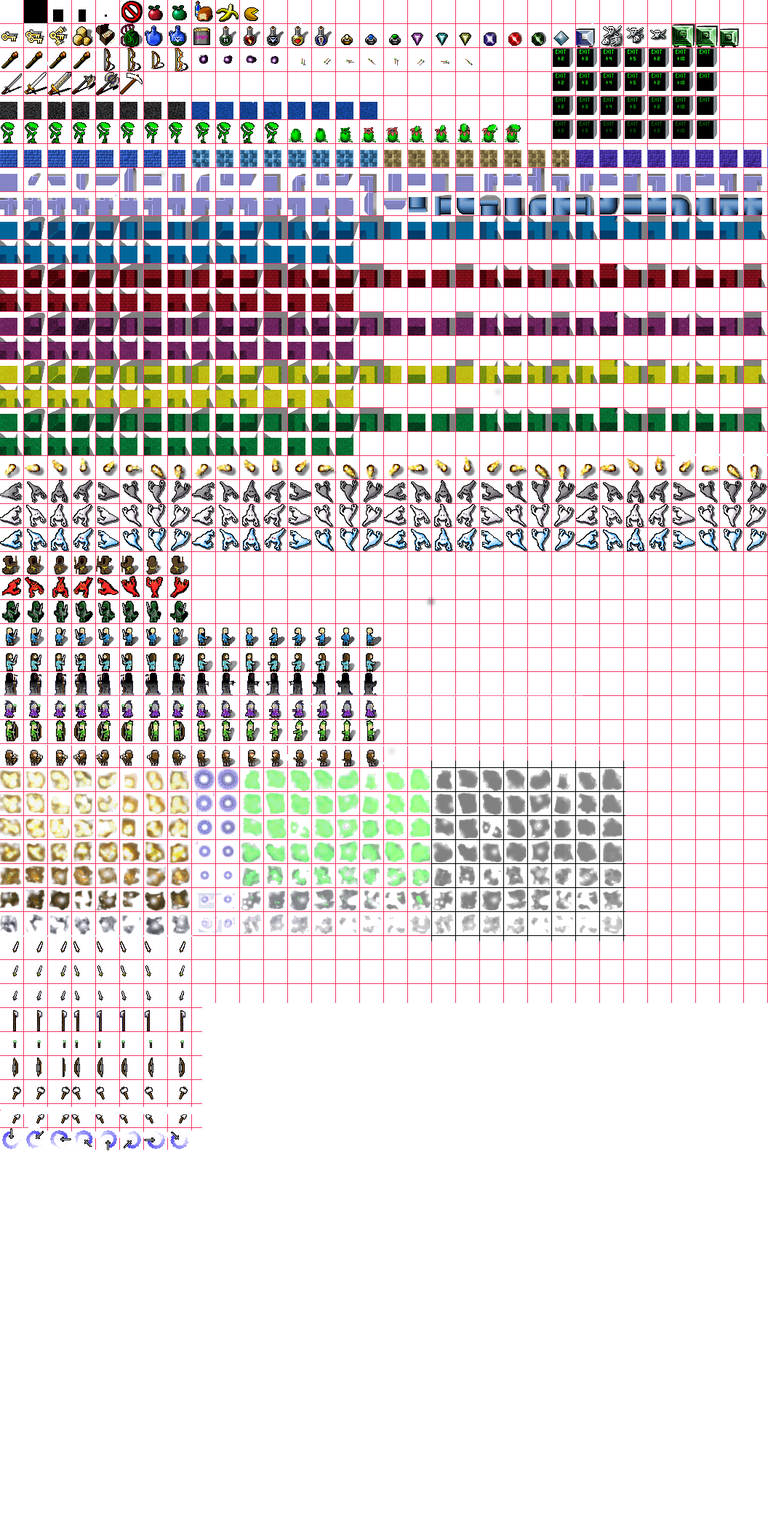
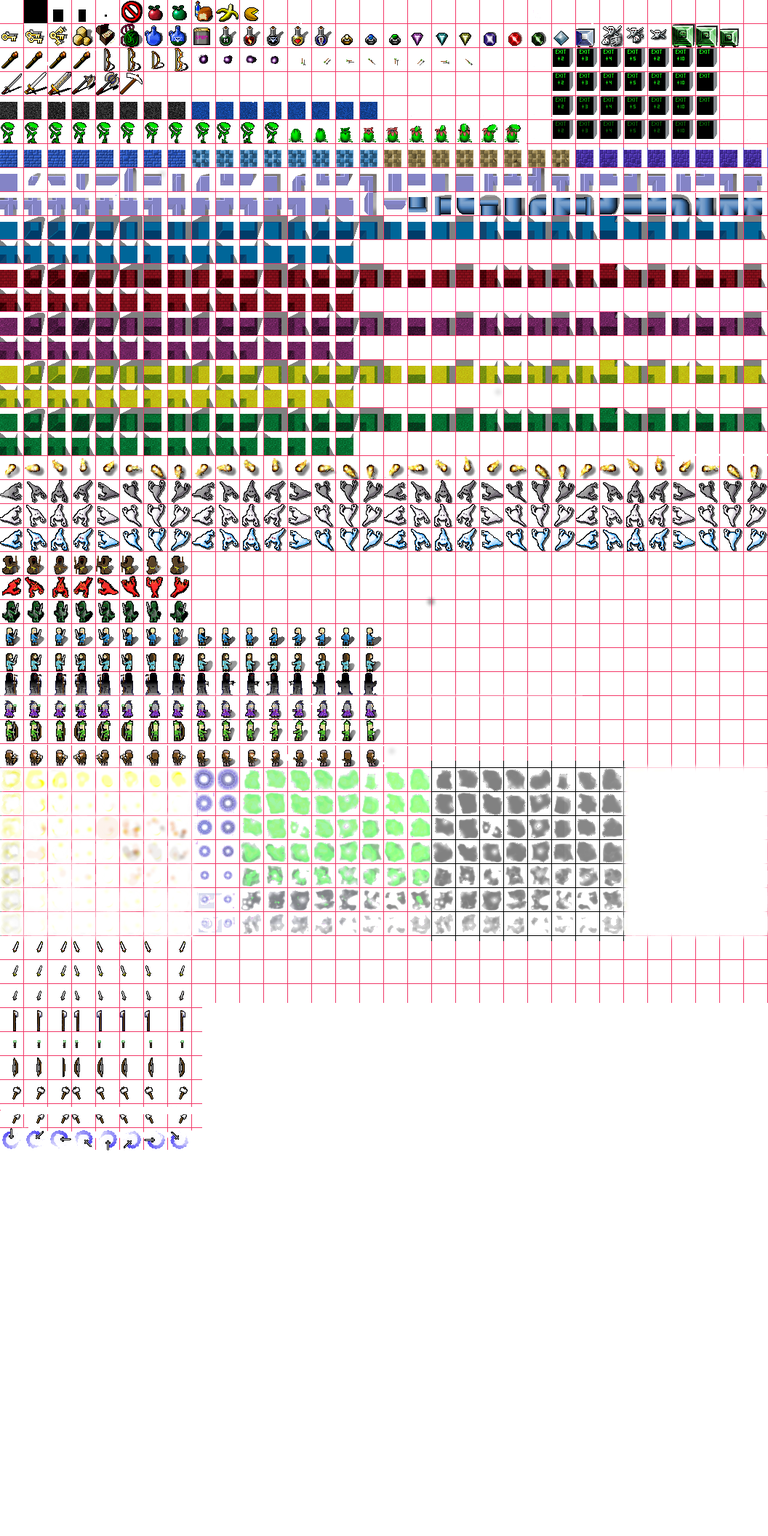
Layered file, before and after one edit (768x1536). Changes by layer:
painted on "Pasted Layer" over 0, 762, 768, 943
